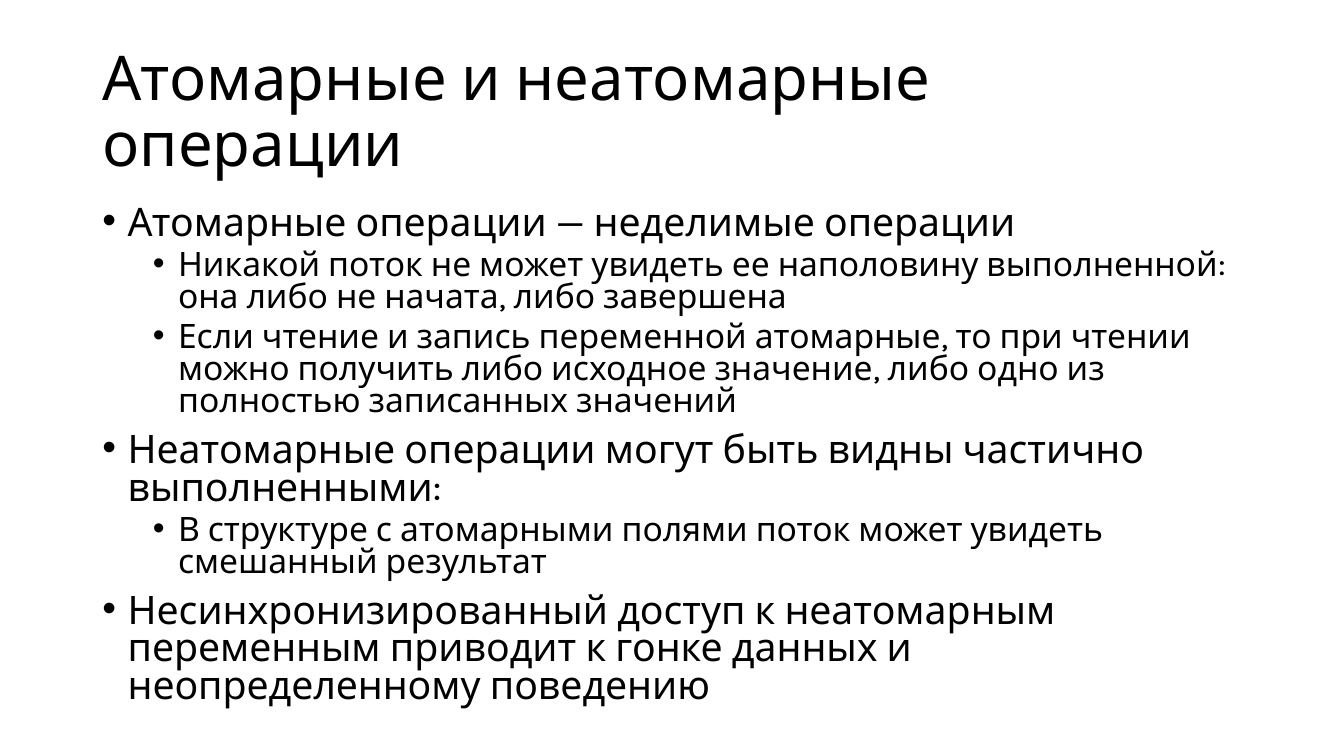
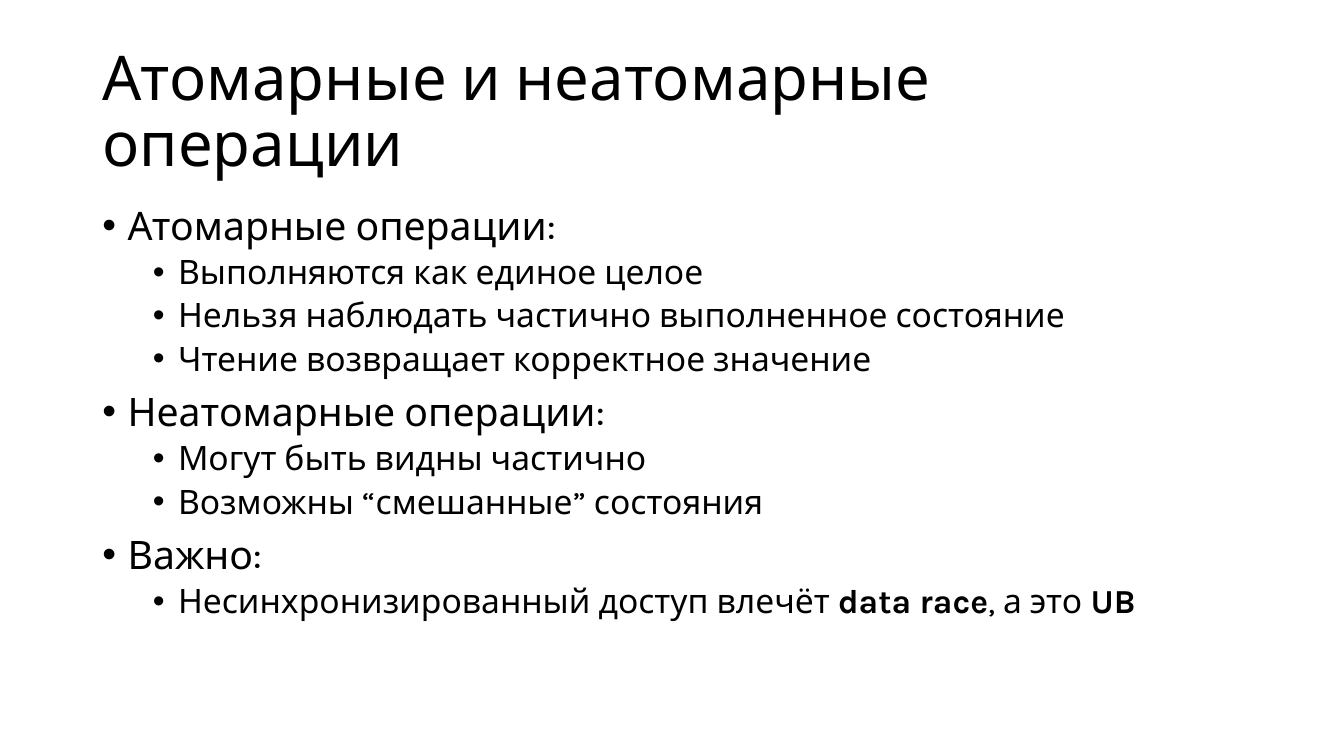
Before and after one commit to alexey-malov/pc, a slide deck: slide 21 of lectures/08/Модель памяти и атомарные операции.pptx (slide 22 before the commit). Drawn at 1344x756 pixels with LibreOffice and Linux fonts; fonts in the diff are those of the drawing. Boxes give left, top, right and bottom in pixels: in the first picture for what was removed or moved away, otherwise in the second. Text is boxed around its words. In the diff, an @@ line names an element or a change of style, - is before the commit and + after.

```diff
--- a/lectures/08/Модель памяти и атомарные операции.pptx
+++ b/lectures/08/Модель памяти и атомарные операции.pptx
@@ text at bbox=[128, 212, 1136, 621]: text changed @@
-• Атомарные операции — неделимые операции
-  • Никакой поток не может увидеть ее наполовину выполненной: она либо не начата, либо завершена
-  • Если чтение и запись переменной атомарные, то при чтении можно получить либо исходное значение, либо одно из полностью записанных значений
-• Неатомарные операции могут быть видны частично выполненными:
-  • В структуре с атомарными полями поток может увидеть смешанный результат
-• Несинхронизированный доступ к неатомарным переменным приводит к гонке данных и неопределенному поведению
+• Атомарные операции:
+  • Выполняются как единое целое
+  • Нельзя наблюдать частично выполненное состояние
+  • Чтение возвращает корректное значение
+• Неатомарные операции:
+  • Могут быть видны частично
+  • Возможны “смешанные” состояния
+• Важно:
+  • Несинхронизированный доступ влечёт data race, а это UB
```
Also in this commit, not shown: 13 other slides changed, 1 slide added, 3 slides removed, 1 other file.
